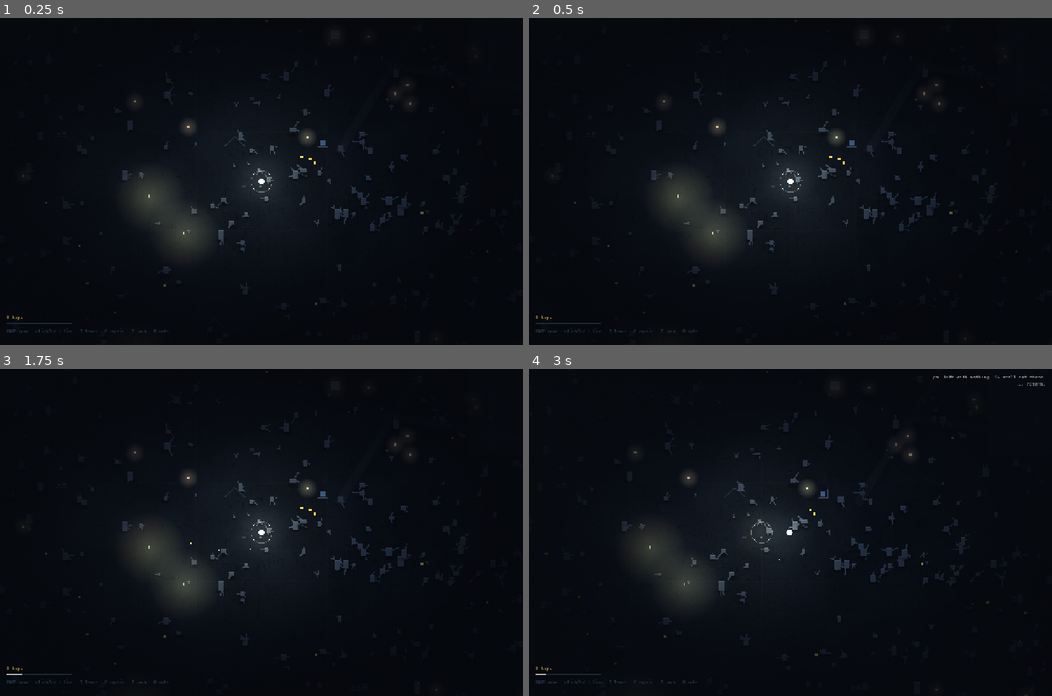
Above: before the commit, frames 1-4 (two rows, left to right).
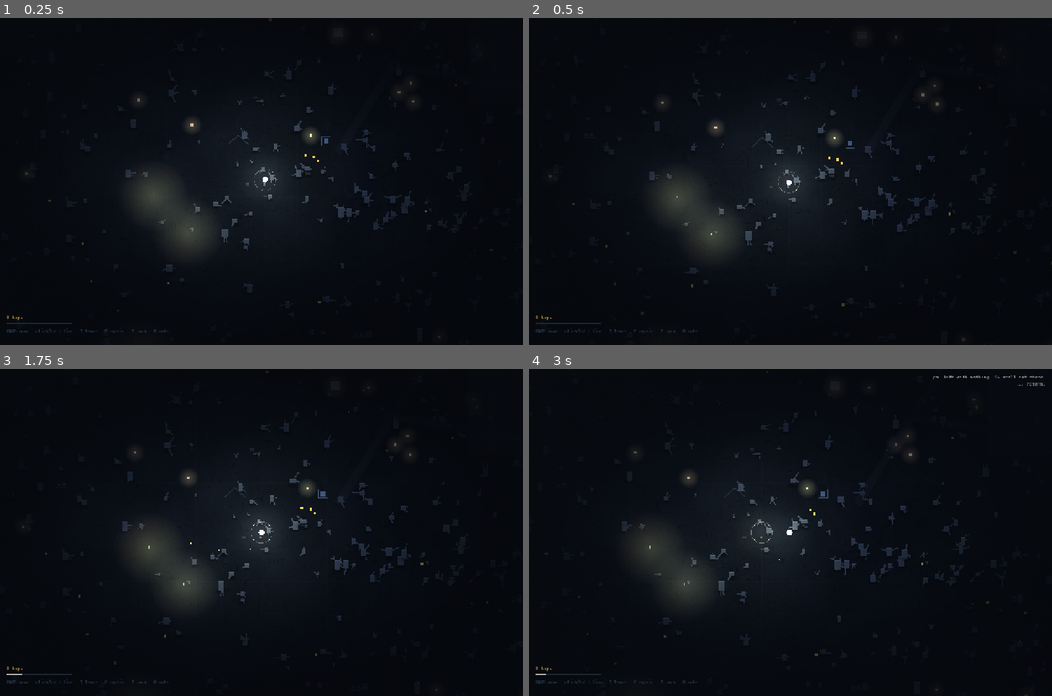
Above: after the commit, the same moments.

Repository: xnuonux/scrapheart
Game: Godot game, scene res://scenes/game.tscn
Same seed, same stepped clock (60 frames per second), same inputs: the game is played once before the commit and once after it.
Inputs (mouse positions are in pixels of both pictures, inside the frame that each line leads up to):
- Up to frame 1 (0.25 s): no input
- Up to frame 2 (0.5 s): no input
- Up to frame 3 (1.75 s): tap Enter at 0.5 s; drag from (261, 532) to (313, 460) at 0.52 s; drag from (156, 548) to (235, 597) at 1.27 s
- Up to frame 4 (3 s): tap Space at 2 s; move the mouse to (842, 460) at 2.02 s; hold D (move_right) 2.03-2.75 s; hold I (pack) 2.03-2.75 s; click (842, 460) at 2.17 s; tap Q (recall) at 2.3 s; drag from (764, 597) to (633, 483) at 2.77 s

The runs differ from the first frame. In frame 1, 2.0% of the frame differs, in the area x 4-94%, y 0-98%; in frame 2, 1.3%; in frame 3, 0.1%; in frame 4, less than 0.1%.

Commit message:
the round trip, the still, the threshold, and the first frame
the scavenger now honors 34b's contract in full: kill the thief and the piece
comes back, degraded ... recovery real, not clean, proven by a sim that takes a
fragment and fights to take it back. THE STILL gets its due as the moral centre:
each machine is an individual (seeded height, width, posture) and every one of
them faces east, under one shared light from the direction they chose. the fifth
ending is staged instead of flashed: you cross, the world continues, and the
companion stands at the threshold, and you watch it not follow ... the thing
that makes it real is the thing that makes it unable to come with you. and the
game now opens on the composition 34q asks for: the camera holds on the broken
machine beside you, then swings to you, and the rhyme begins. any key skips it;
a hold you cannot skip would be a cutscene, and this world has none.

Co-Authored-By: Claude Fable 5 <noreply@anthropic.com>

Diff:
--- a/godot/scenes/game.gd
+++ b/godot/scenes/game.gd
@@ -20,6 +20,11 @@
 var last_player_hp := 0.0
 var _hurt_pulse := 0.0
 var _ascension_started := false
+## the opening (34q): you wake with nothing BESIDE a broken machine. the first
+## frame holds on that composition ... camera on the dormant one, a breath, then
+## control. no text, no fade-in of a title. the game starts by showing you the
+## thing the whole game is about, before you know what it is.
+var _open_hold := 2.6
 
 var _shots := false
 var _frame := 0
@@ -41,6 +46,9 @@
 	touch.game = self
 	cam.position = world.player_pos
 	cam.target = world.player_pos
+	# the opening hold: the camera starts ON the dormant machine, beside you
+	cam.position = world.dormant_pos
+	cam.target = world.dormant_pos
 
 	_shots = OS.get_cmdline_user_args().has("--shots")
 	if _shots:
@@ -174,6 +182,21 @@
 		var recalling := Input.is_action_just_pressed("recall")
 		var mend_held := Input.is_action_pressed("mend")
 
+		# the opening hold: the world runs, you cannot move yet. the camera drifts
+		# from the dormant machine to YOU, and then the game is yours. ⚠ any key
+		# skips it; a hold you cannot skip is a cutscene, and this world has none.
+		if _open_hold > 0.0:
+			_open_hold -= dt
+			var any_input := mv != Vector2.ZERO or Input.is_action_just_pressed("recall") \
+				or Input.is_mouse_button_pressed(MOUSE_BUTTON_LEFT)
+			if any_input:
+				_open_hold = 0.0
+			if _open_hold > 1.2:
+				cam.target = world.dormant_pos
+			else:
+				# the handover: the camera swings to you, and the rhyme begins
+				cam.target = world.player_pos
+
 		world.tick(dt, mv, firing, aim, recalling, mend_held)
 
 		# trauma rides the damage the world already reports
@@ -194,11 +217,13 @@
 	far.follow(cam.position)
 	lights.frame_update(world, dt)
 	fx_rig.follow_camera(cam.position)
-	# the ascension: the world goes away for a long moment and stays gone. the
-	# screen agrees with the fiction (the same contraction the recall uses, held).
+	# the ascension (34r): you go through. it does not. the screen does not black
+	# out ... the world continues, and the companion stands at the threshold, and
+	# the player watches it not follow. the sound of the world continues. that is
+	# the whole beat, and it must not be over-produced (34d: no swell, no camera).
 	if world.ascended and not _ascension_started:
 		_ascension_started = true
-		world.death_flash = 2.2
+		world.death_flash = 0.55   # a breath of dark as you cross, then the world returns
 	var dust := world.dust_at(world.player_pos)
 	var mat := vignette.material as ShaderMaterial
 	mat.set_shader_parameter("dust", dust)
@@ -286,17 +311,28 @@
 	draw_rect(Rect2(w.dormant_pos.x - 1, w.dormant_pos.y - 10.0, 2, 2), Palette.at(Palette.GLOW, dglow))
 
 	# THE STILL (34b): rows, neat, facing one direction. drawn only once you are
-	# near enough to have found it ... found, never signposted.
+	# near enough to have found it ... found, never signposted. ⚠ each machine is
+	# an individual (seeded, like every wreck in the field) and they all face EAST:
+	# the tell that they chose is the neatness, and the neatness is the whole story.
 	if w.still_found:
+		# one shared light, falling on the rows from the east ... the direction
+		# they face is the only thing the game will ever say about them.
+		Glows.draw(self, Palette.LAMP, w.still_at + Vector2(240.0, 60.0), 260.0, 0.10)
 		for st in w.still_rows:
 			if st.taken:
 				# the gap where one used to be. the game does not comment on it either.
 				continue
+			var sr := Sprites.Rng.new(st.seed_v)
+			var hh := 16.0 + sr.next() * 6.0      # each one a different height
+			var ww := 10.0 + sr.next() * 4.0      # ... and a different width
+			var lean := (sr.next() - 0.5) * 1.6   # ... and a slightly different posture
 			_shadow(st.pos, 9.0)
-			# intact, upright, all facing east. the tell that they CHOSE is the neatness.
-			draw_rect(Rect2(st.pos.x - 6, st.pos.y - 9, 12, 18), Palette.at(Palette.STOPPED, 1.0))
-			draw_rect(Rect2(st.pos.x - 6, st.pos.y - 9, 12, 2), Palette.at(Palette.MACHINE_HI, 0.3))
-			draw_rect(Rect2(st.pos.x + 4, st.pos.y - 5, 2, 2), Palette.at(Palette.LAMP, 0.5))
+			draw_rect(Rect2(st.pos.x - ww / 2.0 + lean, st.pos.y - hh, ww, hh), Palette.at(Palette.STOPPED, 1.0))
+			draw_rect(Rect2(st.pos.x - ww / 2.0 + lean, st.pos.y - hh, ww, 2), Palette.at(Palette.MACHINE_HI, 0.3))
+			# the head, angled east. every one of them.
+			draw_rect(Rect2(st.pos.x + ww / 2.0 - 3.0, st.pos.y - hh - 3.0, 5.0, 4.0), Palette.at(Palette.STOPPED, 1.0))
+			# and the light that is still on in it. they are not off. they stopped.
+			draw_rect(Rect2(st.pos.x + ww / 2.0 - 1.0, st.pos.y - hh + 3.0, 2.0, 2.0), Palette.at(Palette.LAMP, 0.45))
 
 	# the repair unit (34f): a maintenance machine with a lit bay, immobile
 	_shadow(w.repair_pos, 13.0)
--- a/godot/scripts/world.gd
+++ b/godot/scripts/world.gd
@@ -205,6 +205,7 @@
 ## were in and begins what the game never names.
 var door_pos := Vector2(Tuning.W - 60.0, 600.0)
 var ascended := false
+var ascended_at := -1.0
 
 ## the handler by degree (34l #2): it will not leave. it is waiting for someone.
 ## you cannot call it, cannot lead it, cannot pick it up. you can strip it for
@@ -774,6 +775,27 @@
 		w.frag = "selfpres"
 		salvage.append(w)
 		hitstop(220)
+	elif th.kind == "scav":
+		# IND-34b: kill it and take it back. ⚠ recovery is real but not clean: the
+		# stolen piece comes back degraded (the take cost it something). the drop
+		# carries its worn, so a loved piece survives the round trip; a fresh one
+		# may come back half-ruined. the world sim proves the round trip.
+		if th.stolen != null:
+			var recovered: Fragments.Frag = th.stolen
+			recovered.degradation = Tuning.degrade(recovered.degradation, recovered.worn)
+			if recovered.degradation < 1.0:
+				var rs := SalvageItem.new()
+				rs.pos = th.pos + Vector2(-8, 0)
+				rs.frag = recovered.id
+				# the degradation rides as REDUCED worn: a worn piece stays relatively
+				# better than a wild one, which is the entire 34i glow economy
+				rs.worn = maxf(0.0, recovered.worn - recovered.degradation * 0.5)
+				salvage.append(rs)
+			# else: worn to nothing in its captivity. it is gone. no comment.
+		var sc := SalvageItem.new()
+		sc.pos = th.pos
+		sc.frag = pick_frag() if randf() < 0.45 else ""
+		salvage.append(sc)
 	elif th.kind == "caster":
 		var c := SalvageItem.new()
 		c.pos = th.pos
@@ -1524,9 +1546,16 @@
 
 	# 🚨 THE DOOR (34r). passable when the build is real. it never asks, never
 	# marks, never counts. walking in is the only ending where it keeps running.
+	# ⚠ and it stays. you go through; it does not. the thing that makes it real
+	# is the thing that makes it unable to come with you (34r). the game never
+	# says this either: the player watches it not follow, and understands.
 	if mind != null and mind.live_fragments().size() >= Tuning.DOOR_FRAGS \
 			and player_pos.distance_to(door_pos) < 40.0:
 		ascended = true
+		ascended_at = t
+		# it walks as far as it walks with you anywhere: to the threshold. then no.
+		companion_pos = door_pos + Vector2(-26.0, 14.0)
+		companion_prev = companion_pos
 		log_line("I'll be here when you return.")
 		cue("stand")
 		fx("recall", door_pos)
--- a/godot/tests/world_sim.gd
+++ b/godot/tests/world_sim.gd
@@ -175,6 +175,38 @@
 			break
 	check("a fresh fragment CAN be taken", stolen_frag != null,
 		"it runs in them, visibly, and it flees with the prize")
+
+	# ... and killing the scavenger gives it back, degraded (34b: real, not clean)
+	var w5b := GameWorld.new()
+	w5b.player_pos = w5b.chassis_pos + Vector2(10, 0)
+	w5b.tick(dt, Vector2.ZERO, false, Vector2.ZERO)
+	var fresh2 := Fragments.make("inquiry")
+	fresh2.install_t = w5b.t
+	w5b.mind.installed[1] = fresh2
+	w5b.mind.recompute()
+	var round_trip := false
+	for i in 60 * 40:
+		if i % 90 == 0:
+			w5b._spawn_scav(0.6)
+		# fire at the thief the moment it has the prize: the bot fights back
+		var thief = null
+		for th in w5b.threats:
+			if th.kind == "scav" and th.stolen != null:
+				thief = th
+		if thief != null:
+			w5b.player_pos = thief.pos + Vector2(-60, 0)
+			w5b.tick(dt, Vector2.ZERO, true, thief.pos)
+		else:
+			w5b.tick(dt, Vector2.ZERO, false, Vector2.ZERO)
+		for s in w5b.salvage:
+			if s.frag == "inquiry":
+				round_trip = true
+		if round_trip:
+			break
+		if w5b.t > 300.0:
+			break
+	check("killing the thief returns the piece (degraded)", round_trip,
+		"recovery is real but not clean")
 
 	# ── 8 · THE STORYLINE (34q / 34f / 34b / 34r), each claim mechanical ──
 	print("  ... [8] storyline")
